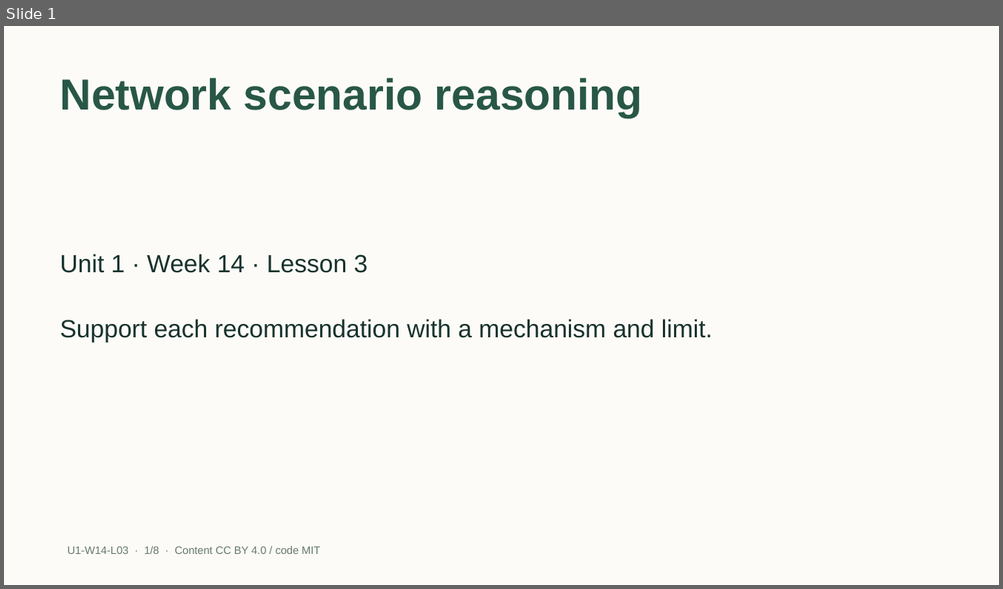
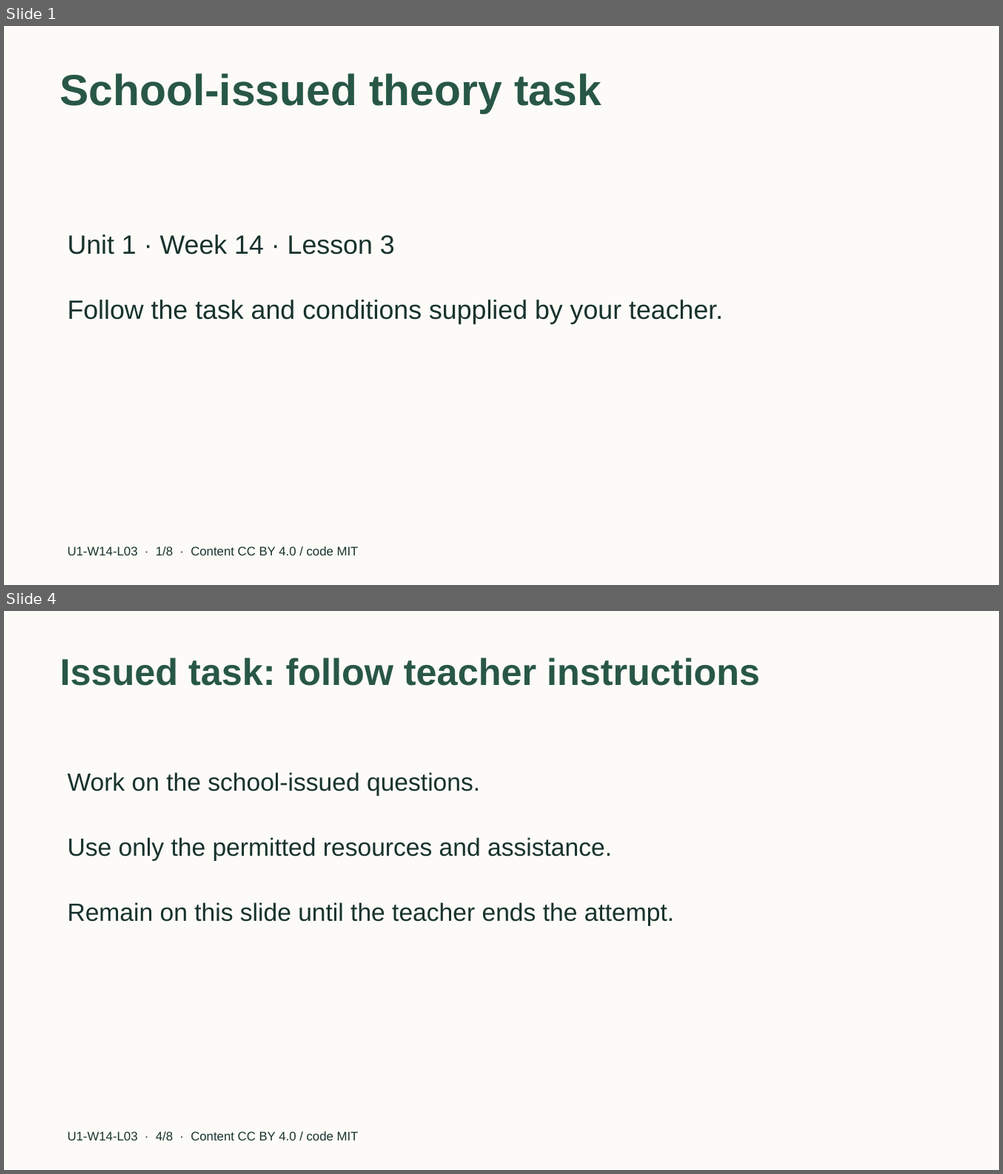
Before and after one commit to EdugenIO/cs-atar-textbook, a slide deck: dist/slides/u1-w14-l03.pptx. Shown one above the other, each under a label of ours: slide 1 before the commit, slides 1 and 4 after it; the slides between them are not shown. The pictures are 1003x589 and 1003x1174 pixels, drawn with LibreOffice and Linux fonts; fonts in the diff are those of the drawing. Boxes give left, top, right and bottom in pixels: in the first picture for what was removed or moved away, otherwise in the second. Text is boxed around its words. In the diff, an @@ line names an element or a change of style, - is before the commit and + after.

```diff
--- a/dist/slides/u1-w14-l03.pptx
+++ b/dist/slides/u1-w14-l03.pptx
@@ slide 4 added at [4,611,999,1170], background #FCFBF7 @@
@@ title added at [60,658,760,686], 36 pt, text #285747, bold @@
+Issued task: follow teacher instructions
@@ text added at [68,772,480,796], 24 pt, text #18322D @@
+Work on the school-issued questions.
@@ text added at [68,837,612,861], 24 pt, text #18322D @@
+Use only the permitted resources and assistance.
@@ text added at [68,903,674,926], 24 pt, text #18322D @@
+Remain on this slide until the teacher ends the attempt.
@@ text added at [68,1132,358,1141], 12 pt, text #18322D @@
+U1-W14-L03 · 4/8 · Content CC BY 4.0 / code MIT
@@ slide 1 changed as well @@
@@ title at [60,73,601,113]: text changed @@
-Network scenario reasoning
+School-issued theory task
@@ text "Unit 1 · Week 14 ..." at [68,235,395,255]: size 24 to 25.5 pt; vertical alignment middle to top @@
@@ text "Follow the task and conditions ..." at [68,300,723,324]: vertical alignment middle to top @@
@@ text at [68,300,723,324]: text changed; size 24 to 25.5 pt @@
-Support each recommendation with a mechanism and limit.
+Follow the task and conditions supplied by your teacher.
@@ text "U1-W14-L03 · 1/8 · Content ..." at [68,547,358,556]: size 10.5 to 12 pt, text colour #66786F to #18322D @@
```
Also in this commit, not shown: 6 other slides added, 7 slides removed, 40 other files.
